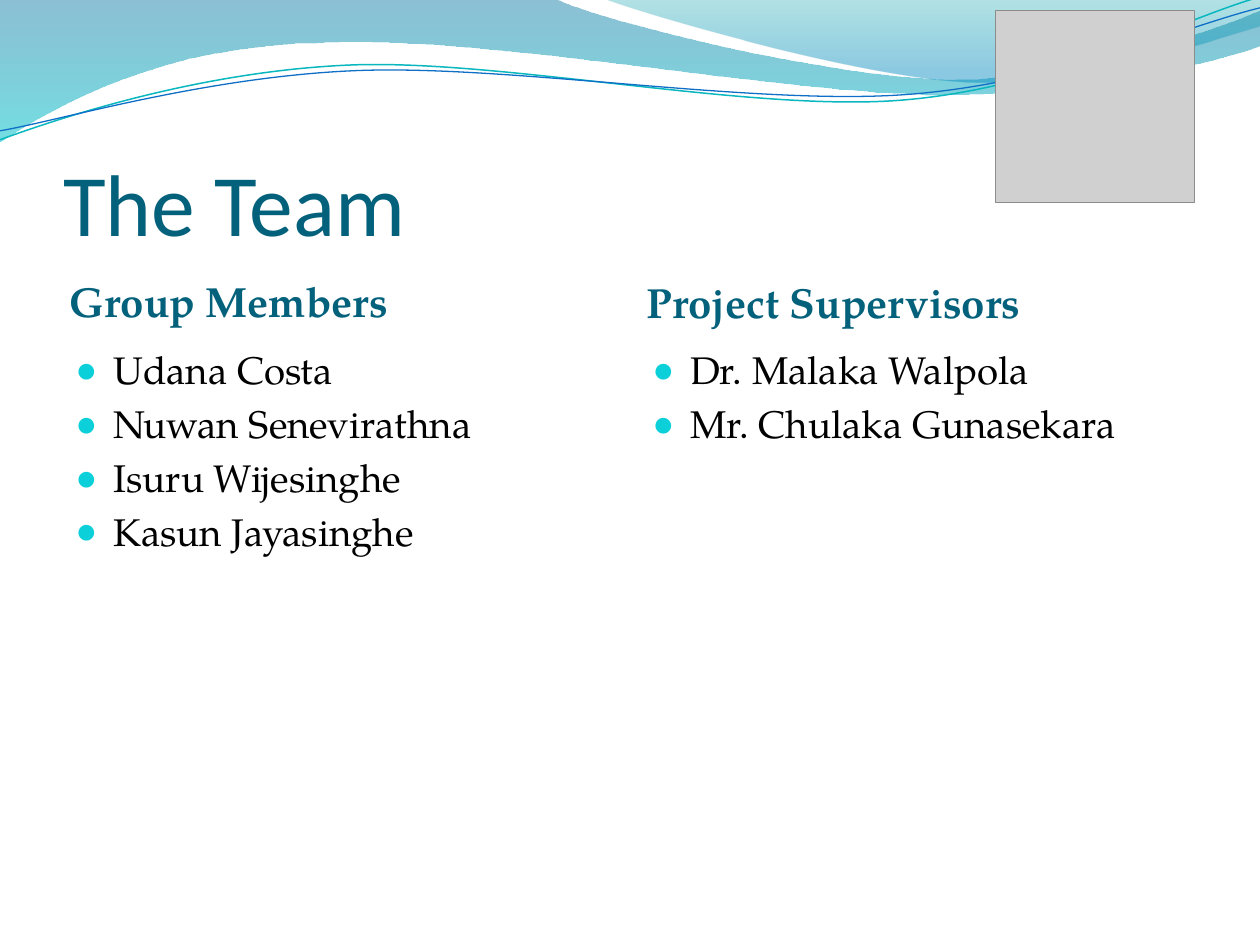
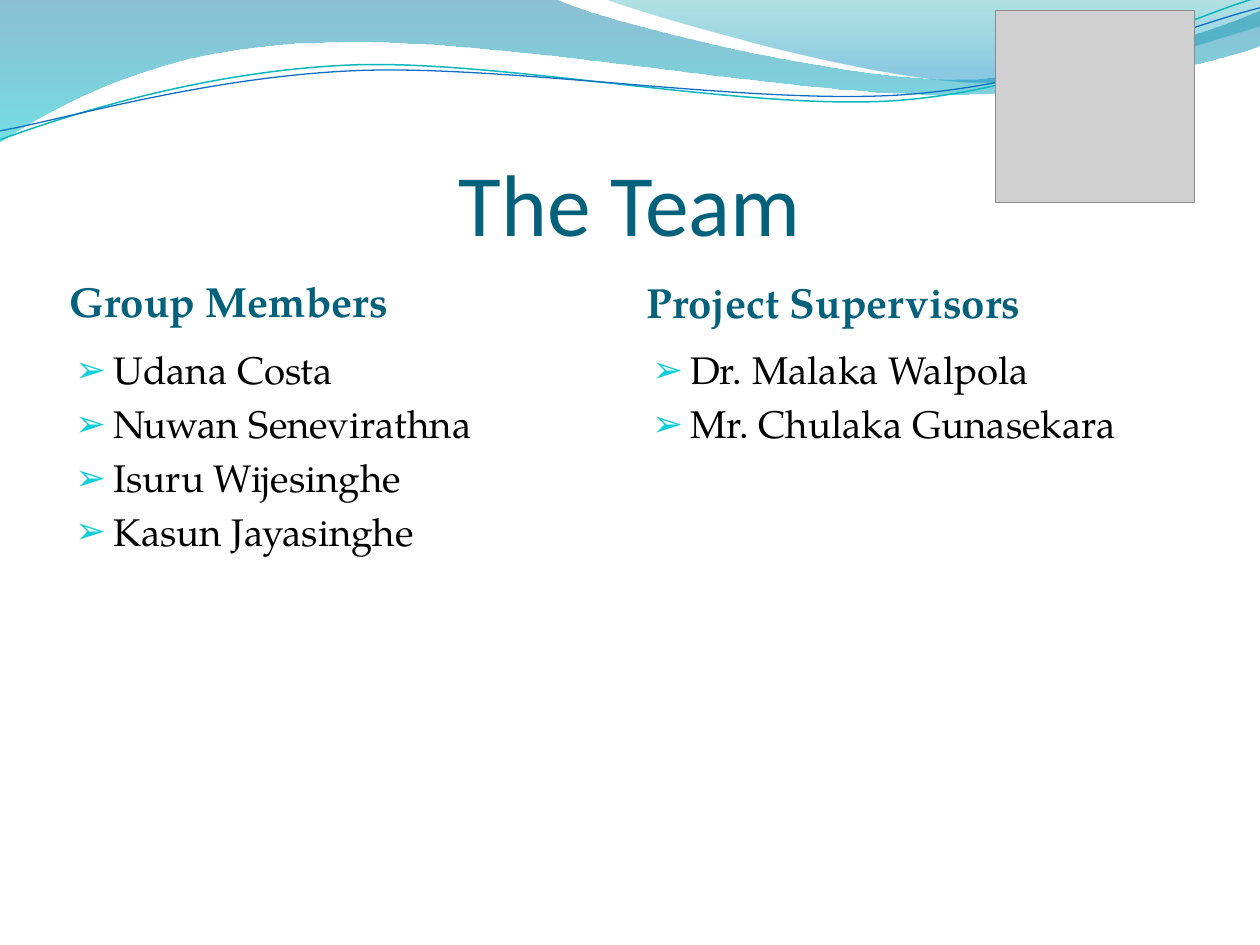
Before and after one commit to rohan501206/project-plagiabust, a slide deck: slide 2 of project docs/Final Presentation.pptx. Drawn at 1260x945 pixels with LibreOffice and Linux fonts; fonts in the diff are those of the drawing; grey boxes stand for pictures; background and template pictures are left out. Boxes give left, top, right and bottom in pixels: in the first picture for what was removed or moved away, otherwise in the second. Text is boxed around its words. In the diff, an @@ line names an element or a change of style, - is before the commit and + after.

```diff
--- a/project docs/Final Presentation.pptx
+++ b/project docs/Final Presentation.pptx
@@ title "The Team" at (x1=459, y1=175, x2=801, y2=237): alignment left to centre @@
@@ text "Udana Costa" at (x1=113, y1=356, x2=472, y2=557): bullet ● to ➢ @@
@@ text "Dr. Malaka Walpola" at (x1=690, y1=356, x2=1115, y2=439): bullet ● to ➢ @@
```
Also in this commit, not shown: 17 other slides changed, 8 slides added, 1 slide removed.
